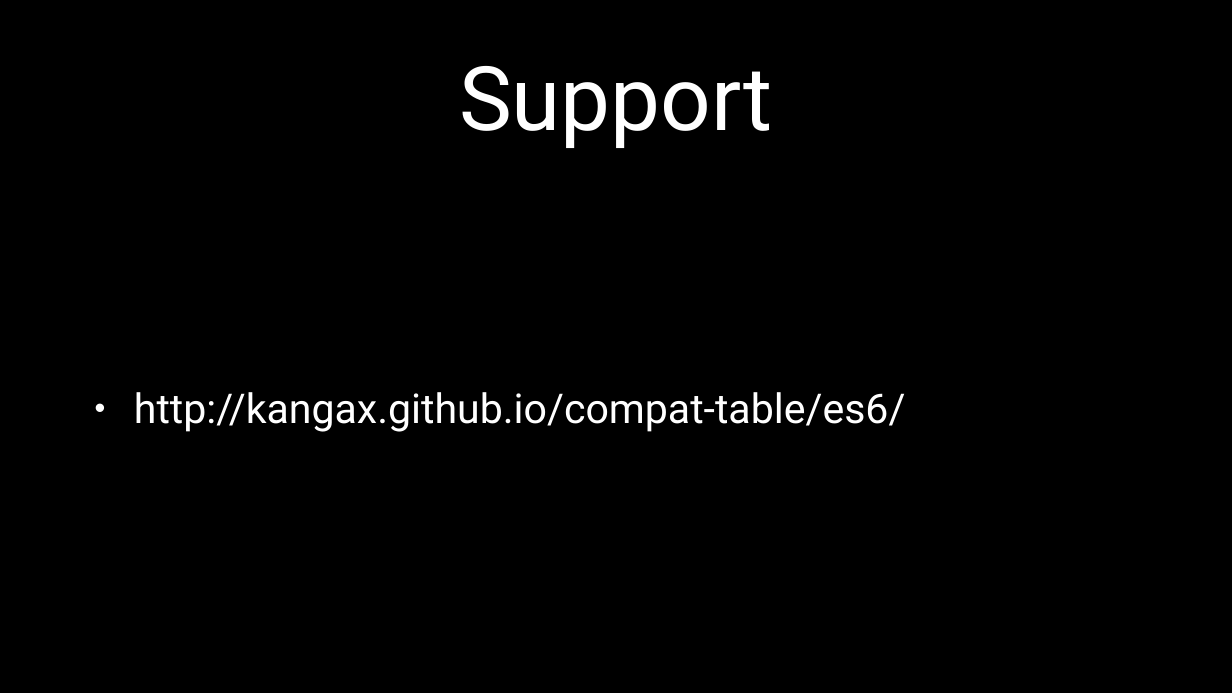
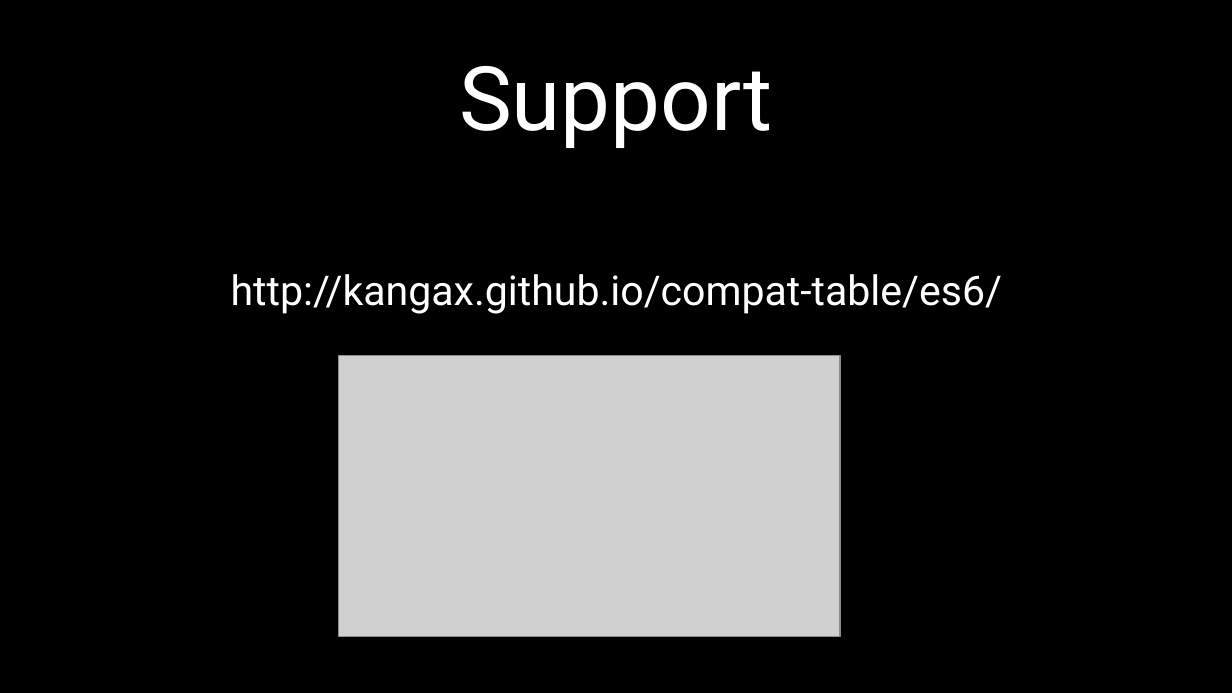
Before and after one commit to petereijgermans11/frontend-cursus, a slide deck: slide 5 of frontend-cursus/ 4 - ECMAScript 6 node-browser.pptx. Drawn at 1232x693 pixels with LibreOffice and Linux fonts; fonts in the diff are those of the drawing; grey boxes stand for pictures. Boxes give left, top, right and bottom in pixels: in the first picture for what was removed or moved away, otherwise in the second. Text is boxed around its words. In the diff, an @@ line names an element or a change of style, - is before the commit and + after.

```diff
--- a/frontend-cursus/ 4 - ECMAScript 6 node-browser.pptx
+++ b/frontend-cursus/ 4 - ECMAScript 6 node-browser.pptx
@@ text "http://kangax.github.io/compat-table/es6/": place and size @@
-text "http://kangax.github.io/compat-table/es6/" at [134, 392, 906, 432]
+text "http://kangax.github.io/compat-table/es6/" at [231, 274, 1003, 314]
@@ text "http://kangax.github.io/compat-table/es6/" at [231, 274, 1003, 314]: bullet • to none @@
@@ picture added at [339, 355, 840, 636] @@
```
Also in this commit, not shown: 6 other slides changed, 2 slides added, 1 other file.
